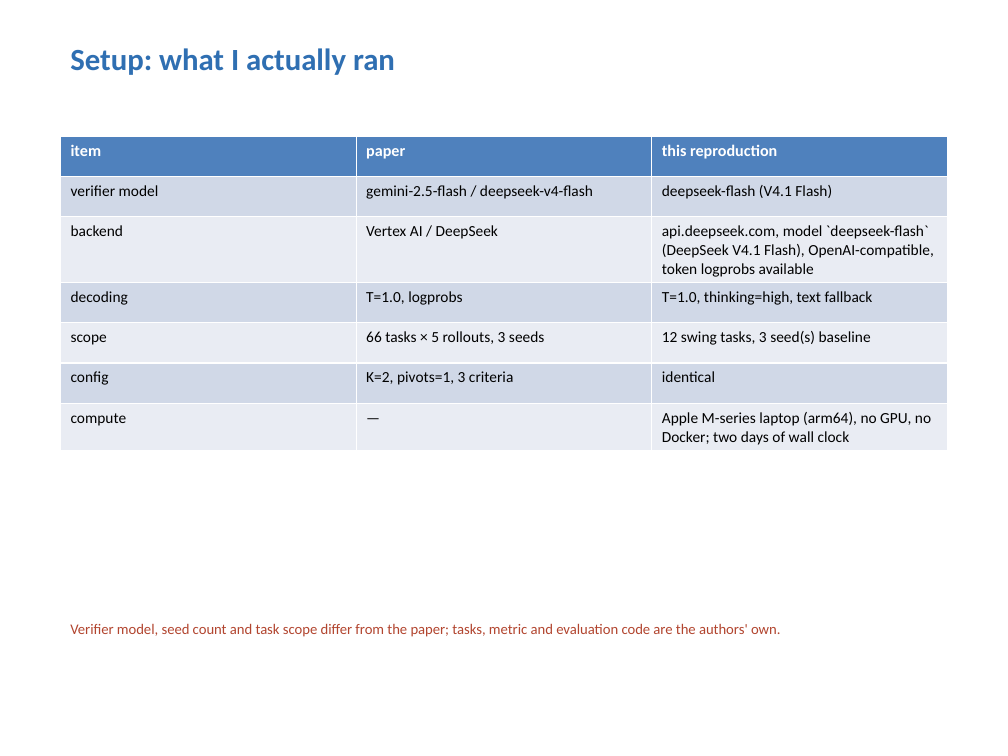
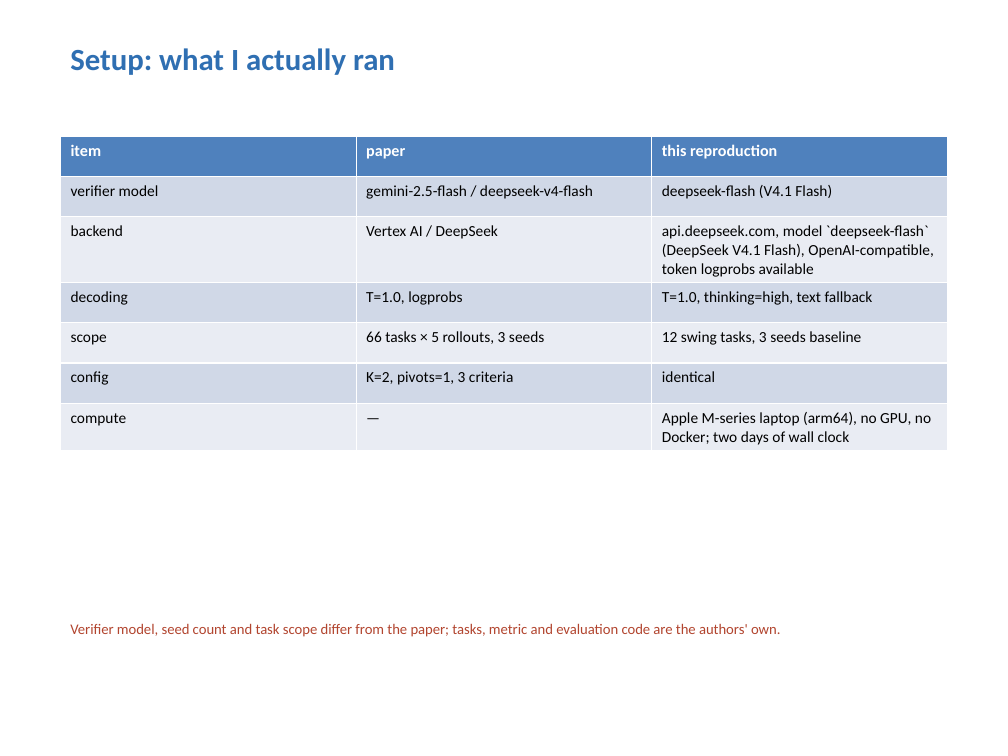
Before and after one commit to levi1031/llm-as-a-verifier-repro, a slide deck: slide 3 of report/presentation.pptx. Drawn at 1008x756 pixels with LibreOffice and Linux fonts; fonts in the diff are those of the drawing. Boxes give left, top, right and bottom in pixels: in the first picture for what was removed or moved away, otherwise in the second. Text is boxed around its words. In the diff, an @@ line names an element or a change of style, - is before the commit and + after.

Commit message:
deck: keep the seed-mean columns consistent on the results slide
The pairwise column already showed the seed mean while trial AUC showed
seed 0; both are seed means now, and the scope cell no longer says '3
seed(s)'.

```diff
--- a/report/presentation.pptx
+++ b/report/presentation.pptx
@@ table at (60,136,947,449) @@
-row 5, column 3: 12 swing tasks, 3 seed(s) baseline
+row 5, column 3: 12 swing tasks, 3 seeds baseline
```
Also in this commit, not shown: 1 other slide changed, 1 other file.
